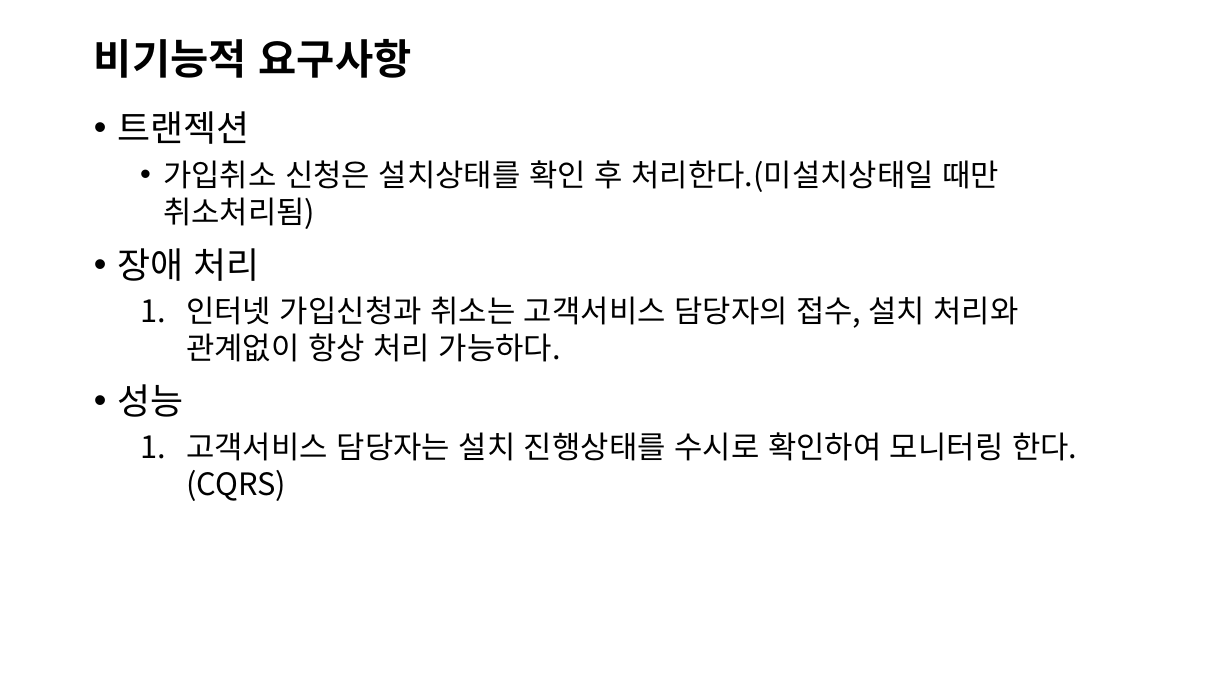
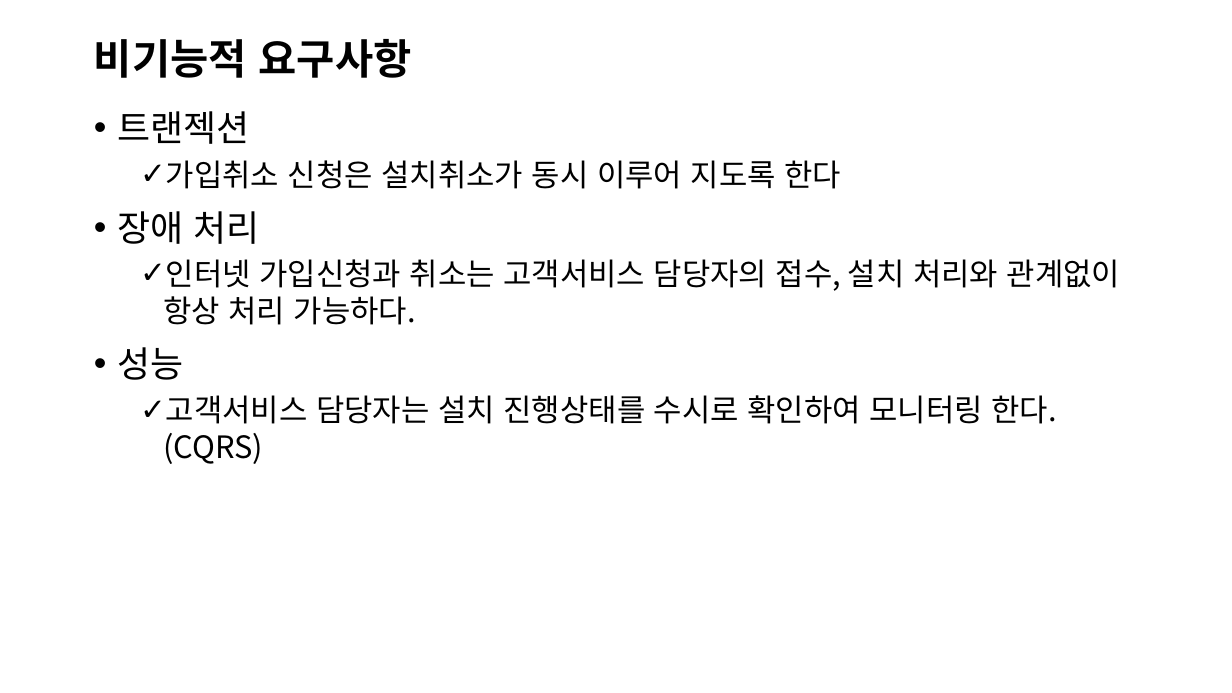
Before and after one commit to jisujin/ipTVShopProject, a slide deck: slide 6 of 실습프로젝트설계_ipTVShopProject.pptx. Drawn at 1232x693 pixels with LibreOffice and Linux fonts; fonts in the diff are those of the drawing. Boxes give left, top, right and bottom in pixels: in the first picture for what was removed or moved away, otherwise in the second. Text is boxed around its words. In the diff, an @@ line names an element or a change of style, - is before the commit and + after.

```diff
--- a/실습프로젝트설계_ipTVShopProject.pptx
+++ b/실습프로젝트설계_ipTVShopProject.pptx
@@ text at box(166, 160, 842, 189): text changed @@
-  • 가입취소 신청은 설치상태를 확인 후 처리한다.(미설치상태일 때만 취소처리됨)
+  ✓ 가입취소 신청은 설치취소가 동시 이루어 지도록 한다
@@ text at box(163, 259, 1120, 464): bullet 1. to ✓ @@
```
Also in this commit, not shown: 17 other slides changed, 2 slides removed.
